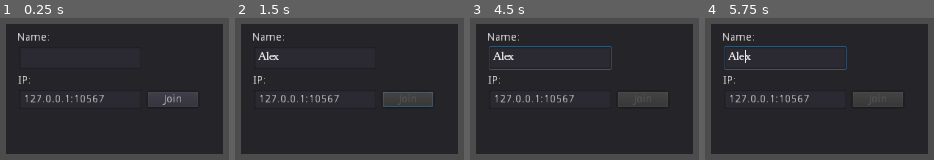
Above: before the commit, frames 1-4 (left to right).
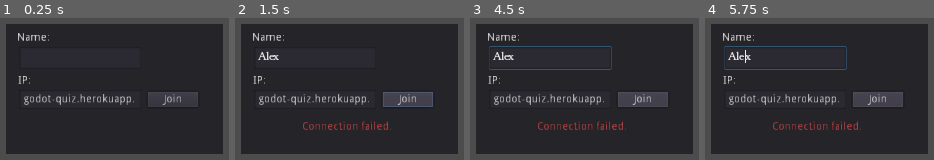
Above: after the commit, the same moments.

Repository: Anastasiya-Zhyrkevich/godot_multiplayer_quiz
Game: Godot game, scene res://lobby.tscn
Same seed, same stepped clock (60 frames per second), same inputs: the game is played once before the commit and once after it.
Inputs (mouse positions are in pixels of both pictures, inside the frame that each line leads up to):
- Up to frame 1 (0.25 s): no input
- Up to frame 2 (1.5 s): click (315, 57) at 0.52 s; type "Alex" at 0.6 s; click "Join" at 1.25 s
- Up to frame 3 (4.5 s): hold Right (move_right) 2.03-2.78 s; hold Down (move_down) 2.78-3.53 s; hold Right (move_right) 3.53-4.28 s; hold Up (move_up) from 4.28 s (still down)
- Up to frame 4 (5.75 s): tap Enter at 5 s; release Up (move_up) at 5.03 s; hold Left (move_left) from 5.03 s (still down); hold Space (set_bomb) from 5.03 s (still down)

The runs differ from the first frame. In frame 1, 1.5% of the frame differs, in the area x 10-59%, y 53-62%; in frame 2, 2.6%, in the area x 10-80%, y 53-79%; in frame 3, 2.6%; in frame 4, 2.6%.

Commit message:
Teacher page

Diff:
--- a/Client/admin_world.gd
+++ b/Client/admin_world.gd
@@ -41,6 +41,15 @@
 		update_player(player_name, answers_given)
 		return
 
+	if current_ind == 0:
+		# Setup header
+		var header_user_stat = USER_STAT.instance()
+		header_user_stat.set_player_name("-")
+		header_user_stat.set_header(correct)
+		get_node("MarginContainer/ScrollContainer/GridContainer").add_child(header_user_stat)
+		current_ind += 1
+
+
 	var user_stat = USER_STAT.instance()
 	user_stat.set_player_name(player_name)
 	user_stat.set_answers_given(correct, answers_given)
--- a/Client/admin_world.tscn
+++ b/Client/admin_world.tscn
@@ -34,9 +34,9 @@
 
 [node name="NextRound" type="Button" parent="."]
 margin_left = 913.0
-margin_top = 38.0
+margin_top = 4.51678
 margin_right = 1024.0
-margin_bottom = 106.0
+margin_bottom = 72.5168
 text = "Next Round"
 __meta__ = {
 "_edit_use_anchors_": false
--- a/Client/lobby.tscn
+++ b/Client/lobby.tscn
@@ -102,7 +102,10 @@
 margin_bottom = 109.0
 size_flags_horizontal = 2
 size_flags_vertical = 2
-text = "127.0.0.1:10567"
+text = "godot-quiz.herokuapp.com/"
+__meta__ = {
+"_edit_use_anchors_": false
+}
 
 [node name="Join" type="Button" parent="Connect"]
 margin_left = 181.0
--- a/Client/user_stat.gd
+++ b/Client/user_stat.gd
@@ -6,7 +6,8 @@
 # var b = "text"
 
 var tasks_cnt = 0
-var info_rows_cnt = 2
+var info_rows_cnt = 1
+
 
 # Called when the node enters the scene tree for the first time.
 func _ready():
@@ -34,14 +35,25 @@
 	return 	l
 
 
+func set_header(correct):
+	get_node("Area/GridContainer").set_columns(correct.size())
+	for i in range(correct.size()):
+		get_node("Area/GridContainer").add_child(_get_label(str(i)))
+	for i in range(correct.size()):
+		get_node("Area/GridContainer").add_child(_get_label(str(correct[i])))
+
+
 func set_answers_given(correct, answers_given):
 	tasks_cnt = answers_given.size()
 
 	get_node("Area/GridContainer").set_columns(answers_given.size())
+
 	for i in range(answers_given.size()):
 		get_node("Area/GridContainer").add_child(_get_label(str(i)))
+	"""
 	for i in range(answers_given.size()):
 		get_node("Area/GridContainer").add_child(_get_label(str(correct[i])))
+	"""
 	for i in range(answers_given.size()):
 		get_node("Area/GridContainer").add_child(_get_label(str(answers_given[i])))
 
--- a/Client/user_stat.tscn
+++ b/Client/user_stat.tscn
@@ -21,7 +21,7 @@
 
 [node name="Label" type="Label" parent="Area"]
 margin_right = 160.0
-margin_bottom = 133.0
+margin_bottom = 72.0
 custom_fonts/font = SubResource( 1 )
 text = "Hello"
 align = 1
@@ -34,7 +34,7 @@
 margin_left = 156.0
 margin_top = 1.0
 margin_right = 1025.0
-margin_bottom = 128.0
+margin_bottom = 74.0
 size_flags_horizontal = 3
 size_flags_vertical = 3
 __meta__ = {
Not shown, added: Client/tasks/10/task.png.import
Not shown, added: Client/tasks/13/task.png.import
Not shown, added: Client/tasks/15/task.png.import
Not shown, added: Client/tasks/16/task.png.import
Not shown, added: Client/tasks/19/asset-0.png.import
Not shown, added: Client/tasks/19/asset-1.png.import
Not shown, added: Client/tasks/19/asset-2.png.import
Not shown, added: Client/tasks/19/asset-3.png.import
Not shown, added: Client/tasks/19/asset-4.png.import
Not shown, added: Client/tasks/22/task.png.import
Not shown, added: Client/tasks/26/asset-0.png.import
Not shown, added: Client/tasks/26/asset-1.png.import
(and 10 more such lines)
